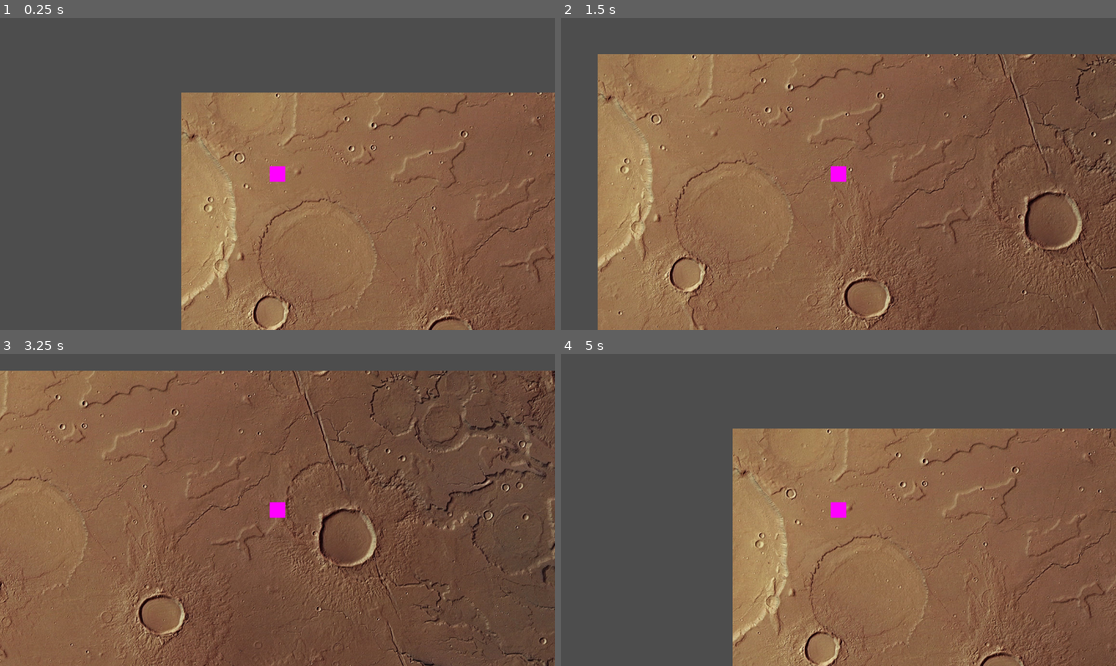
Above: before the commit, frames 1-4 (two rows, left to right).
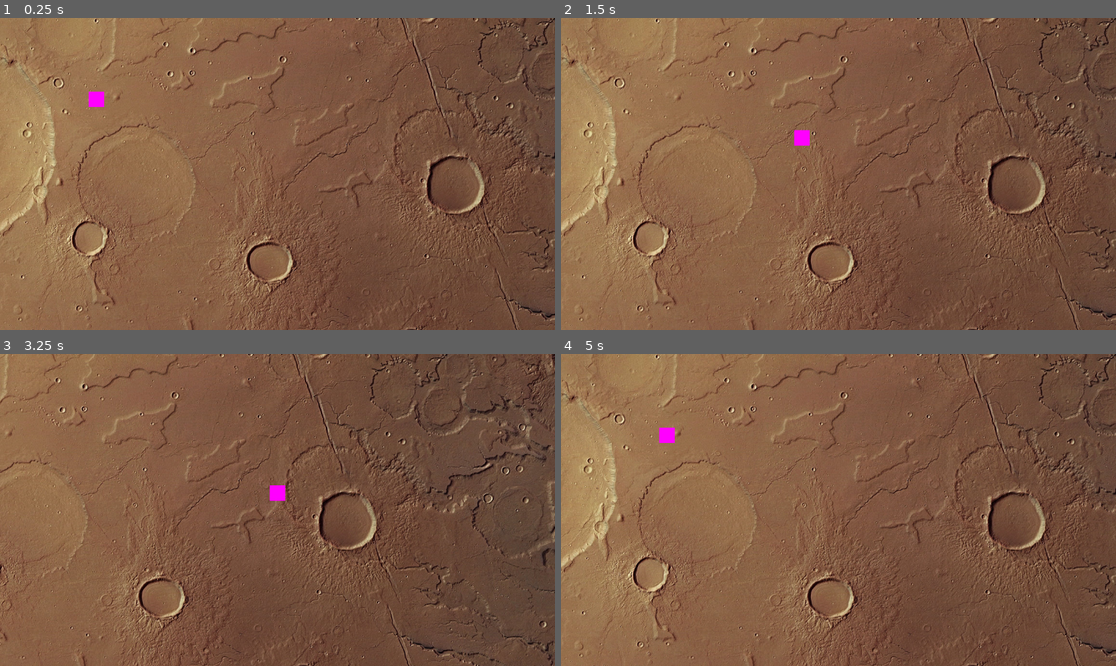
Above: after the commit, the same moments.

Repository: jerrutledge/Mars-Roverflow
Game: Godot game, scene res://scenes/Mars.tscn
The game is run twice, just before and just after one commit, with the same random seed, the same clock (stepped at 60 frames per second) and the same inputs.
Inputs:
- Up to frame 1 (0.25 s): no input
- Up to frame 2 (1.5 s): tap Enter at 0.5 s; hold D (rover_right) 0.53-1.28 s; hold S (rover_down) from 1.28 s (still down)
- Up to frame 3 (3.25 s): release S (rover_down) at 2.03 s; hold D (rover_right) 2.03-2.78 s; hold W (rover_up) from 2.78 s (still down)
- Up to frame 4 (5 s): release W (rover_up) at 3.53 s; hold A (rover_left) from 3.53 s (still down)

The runs differ from the first frame. In frame 1, 76% of the frame differs, in the area x 0-100%, y 0-100%; in frame 2, 34%; in frame 3, 20%; in frame 4, 73%.

Commit message:
Add camera limits

Diff:
--- a/scenes/Mars.tscn
+++ b/scenes/Mars.tscn
@@ -12,3 +12,4 @@
 
 [node name="Rover" parent="." instance=ExtResource("1_rvqjd")]
 position = Vector2(200, 169)
+level_size = Vector2(1500, 1500)
--- a/scenes/rover.tscn
+++ b/scenes/rover.tscn
@@ -19,3 +19,5 @@
 shape = SubResource("RectangleShape2D_k8ya4")
 
 [node name="Camera2D" type="Camera2D" parent="."]
+limit_left = 0
+limit_top = 0
--- a/src/rover.gd
+++ b/src/rover.gd
@@ -2,6 +2,14 @@
 
 @export var speed = 400
 @export var level_size : Vector2 = Vector2(1000,1000)
+@onready var camera_2d : Camera2D = $Camera2D
+
+func _ready():
+	# set camera limit to level_size
+	camera_2d.limit_left = 0
+	camera_2d.limit_top = 0
+	camera_2d.limit_right = level_size.x
+	camera_2d.limit_bottom = level_size.y
 
 func _process(delta):
 	var velocity = Vector2.ZERO # The player's movement vector.
@@ -21,4 +29,4 @@
 		#$AnimatedSprite2D.stop()
 
 	position += velocity * delta
-	position = position.clamp(Vector2(16,16), level_size)
+	position = position.clamp(Vector2(16,16), level_size - Vector2(16,16))
